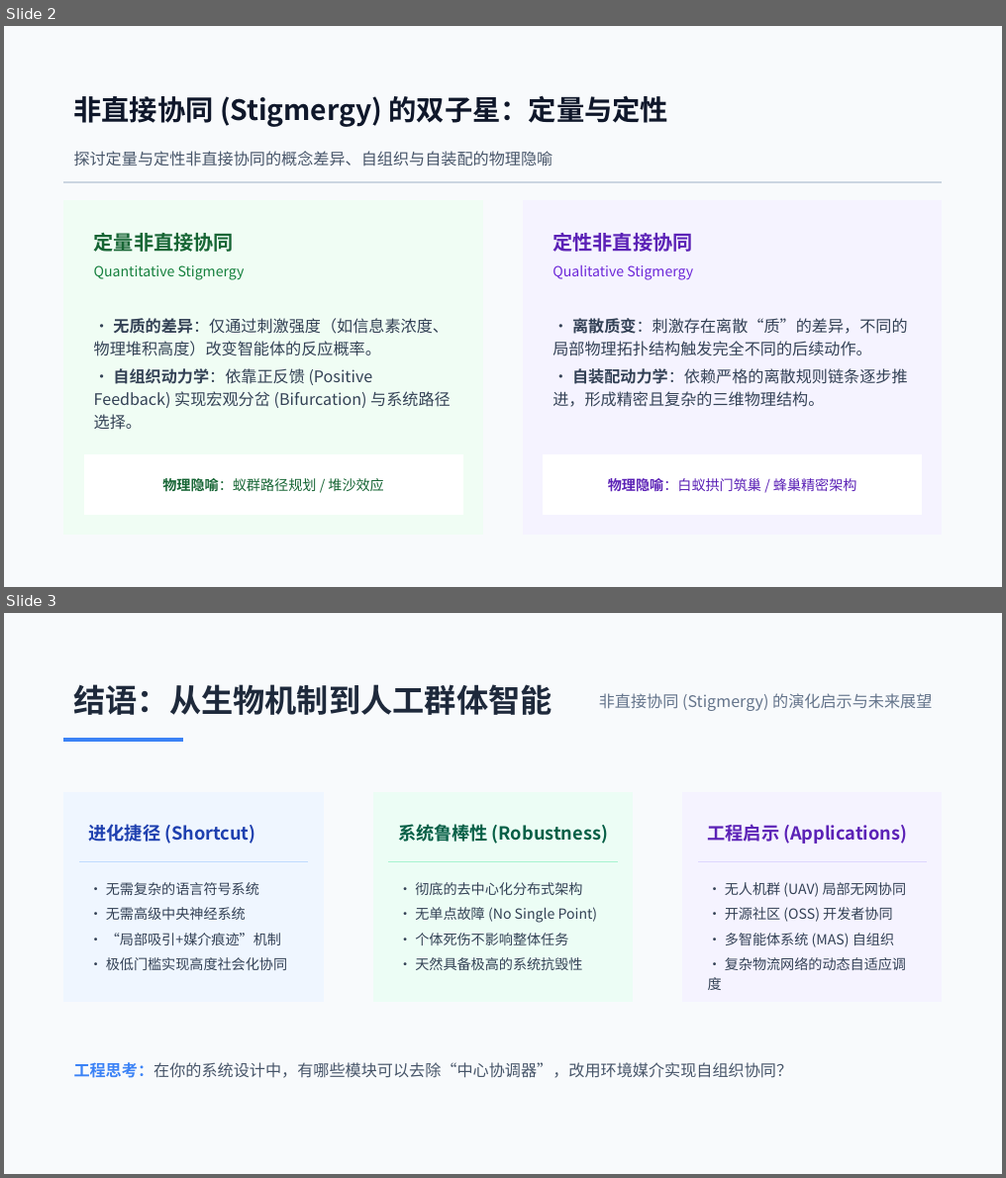
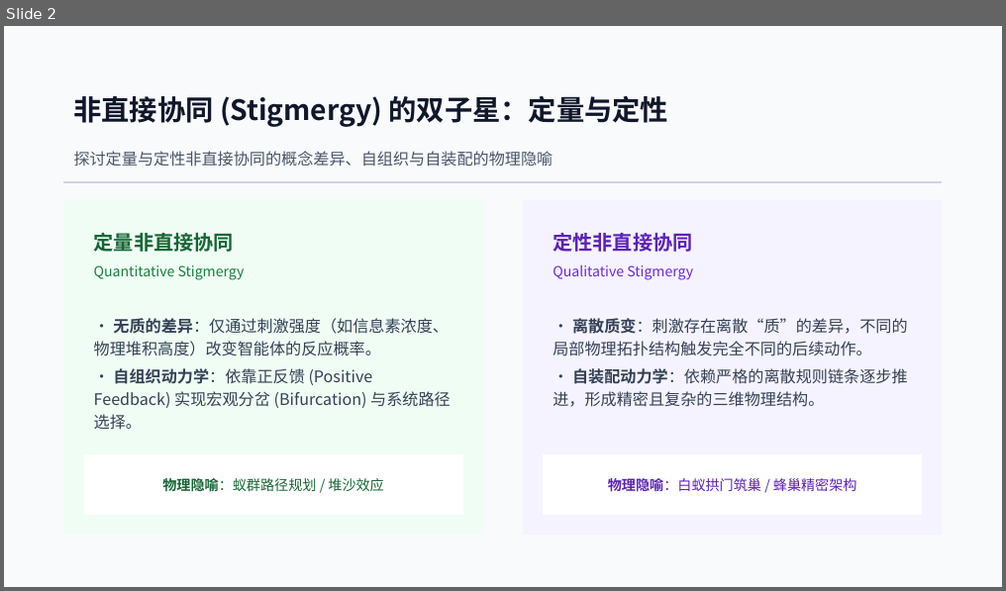
Before and after one commit to spikezz/way_to_overload, a slide deck: course/涌现与非直接协同的奥秘/涌现与非直接协同的奥秘.pptx. Shown one above the other, each under a label of ours: slides 2 and 3 before the commit, slide 2 after it. The pictures are 1006x1178 and 1006x591 pixels, drawn with LibreOffice and Linux fonts; fonts in the diff are those of the drawing. Boxes give left, top, right and bottom in pixels: in the first picture for what was removed or moved away, otherwise in the second. Text is boxed around its words. In the diff, an @@ line names an element or a change of style, - is before the commit and + after.

```diff
--- a/course/涌现与非直接协同的奥秘/涌现与非直接协同的奥秘.pptx
+++ b/course/涌现与非直接协同的奥秘/涌现与非直接协同的奥秘.pptx
@@ slide 3 removed at (x1=4, y1=613, x2=1002, y2=1174), background #F8FAFC @@
@@ text removed at (x1=74, y1=684, x2=552, y2=715) @@
-结语：从生物机制到人工群体智能
@@ text removed at (x1=599, y1=693, x2=932, y2=711) @@
-非直接协同 (Stigmergy) 的演化启示与未来展望
@@ freeform shape removed at (x1=63, y1=738, x2=183, y2=742) @@
@@ freeform shape removed at (x1=63, y1=792, x2=324, y2=1002) @@
@@ freeform shape removed at (x1=373, y1=792, x2=633, y2=1002) @@
@@ freeform shape removed at (x1=682, y1=792, x2=943, y2=1002) @@
@@ text removed at (x1=89, y1=824, x2=255, y2=844) @@
-进化捷径 (Shortcut)
@@ text removed at (x1=398, y1=824, x2=608, y2=844) @@
-系统鲁棒性 (Robustness)
@@ text removed at (x1=708, y1=824, x2=907, y2=844) @@
-工程启示 (Applications)
@@ freeform shape removed at (x1=79, y1=861, x2=308, y2=862) @@
@@ freeform shape removed at (x1=388, y1=861, x2=618, y2=862) @@
@@ freeform shape removed at (x1=698, y1=861, x2=927, y2=862) @@
@@ text removed at (x1=106, y1=882, x2=287, y2=970) @@
-• 无需复杂的语言符号系统
-• 无需高级中央神经系统
-• “局部吸引+媒介痕迹”机制
-• 极低门槛实现高度社会化协同
@@ text removed at (x1=415, y1=882, x2=598, y2=970) @@
-• 彻底的去中心化分布式架构
-• 无单点故障 (No Single Point)
-• 个体死伤不影响整体任务
-• 天然具备极高的系统抗毁性
@@ text removed at (x1=725, y1=882, x2=907, y2=970) @@
-• 无人机群 (UAV) 局部无网协同
-• 开源社区 (OSS) 开发者协同
-• 多智能体系统 (MAS) 自组织
-• 复杂物流网络的动态自适应调度
@@ text removed at (x1=74, y1=1062, x2=793, y2=1078) @@
-工程思考：在你的系统设计中，有哪些模块可以去除“中心协调器”，改用环境媒介实现自组织协同？
```
Also in this commit, not shown: 1 slide added, 45 other files.
